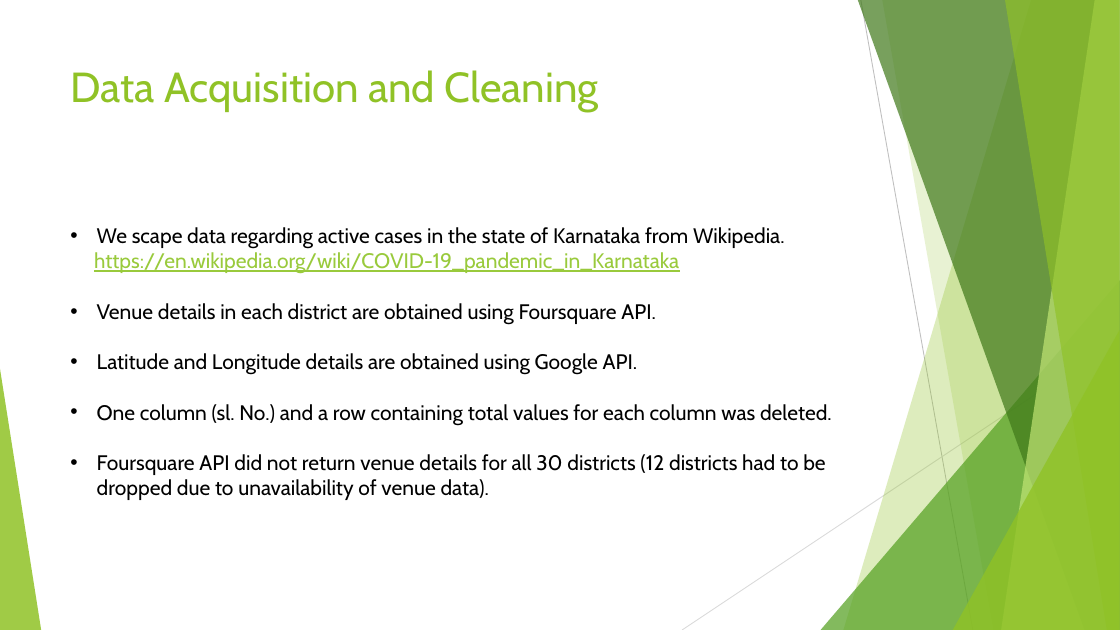
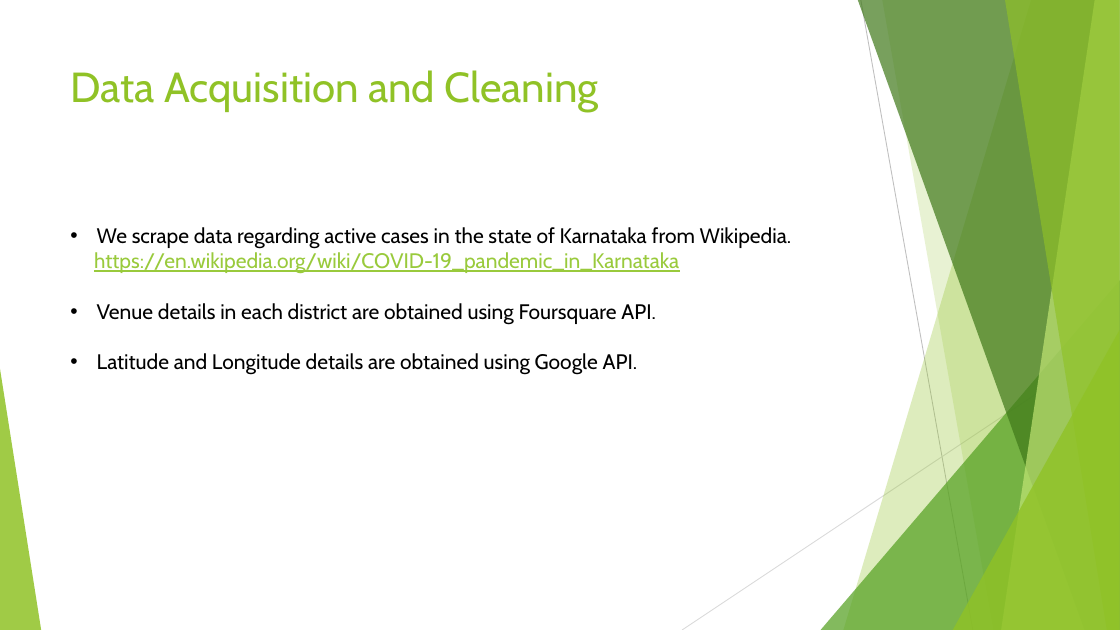
Before and after one commit to Poonam-Kumari/Capstone-Project, a slide deck: slide 3 of Lifting COVID19 Lockdown safely.pptx. Drawn at 1120x630 pixels with LibreOffice and Linux fonts; fonts in the diff are those of the drawing. Boxes give left, top, right and bottom in pixels: in the first picture for what was removed or moved away, otherwise in the second. Text is boxed around its words. In the diff, an @@ line names an element or a change of style, - is before the commit and + after.

Commit message:
PPT updated

```diff
--- a/Lifting COVID19 Lockdown safely.pptx
+++ b/Lifting COVID19 Lockdown safely.pptx
@@ text at [97,227,791,249]: text changed @@
-• We scape data regarding active cases in the state of Karnataka from Wikipedia.
+• We scrape data regarding active cases in the state of Karnataka from Wikipedia.
@@ text at [97,404,832,500]: paragraphs removed @@
-• One column (sl. No.) and a row containing total values for each column was deleted.
-• Foursquare API did not return venue details for all 30 districts (12 districts had to be dropped due to unavailability of venue data).
```
Also in this commit, not shown: 1 slide added.
